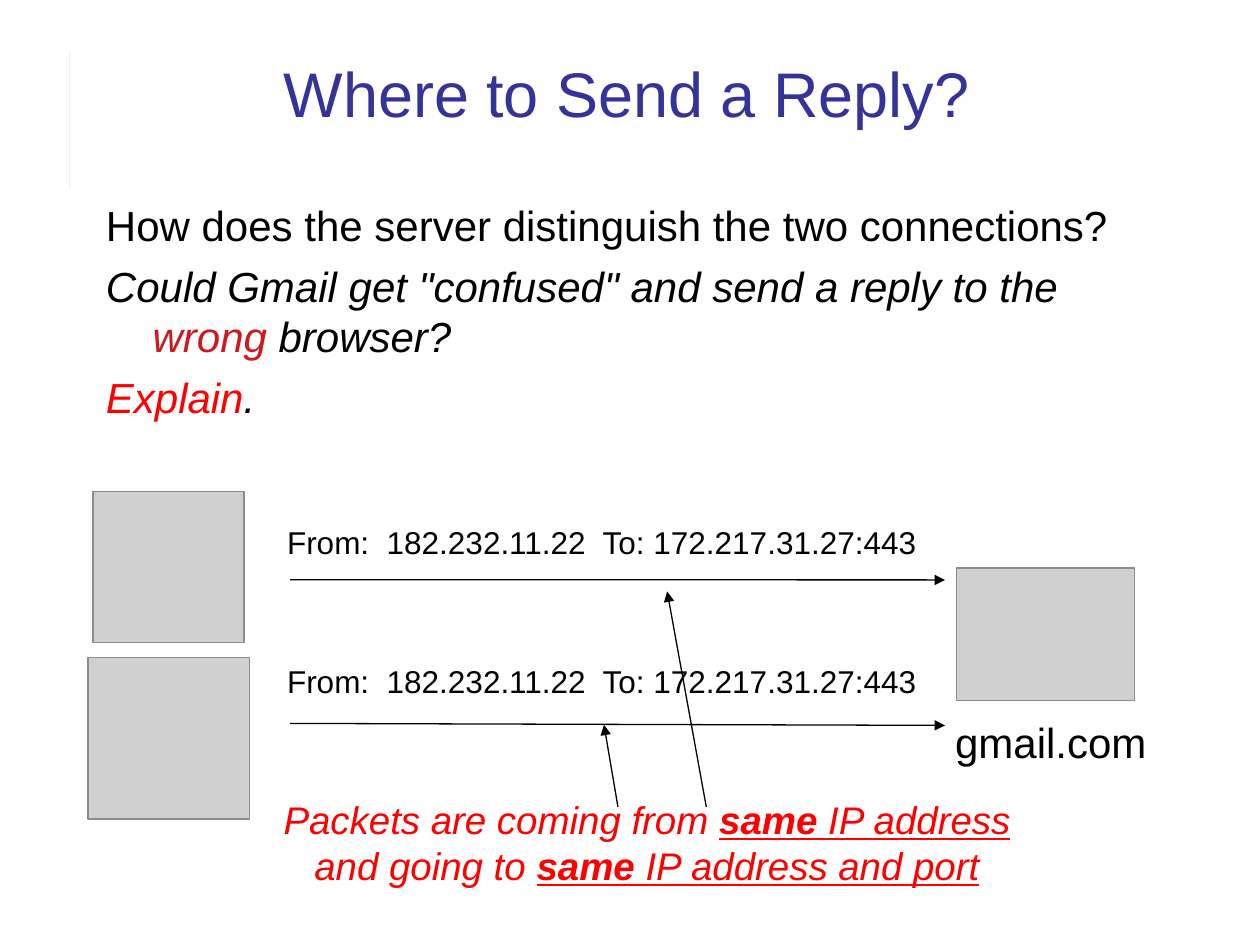
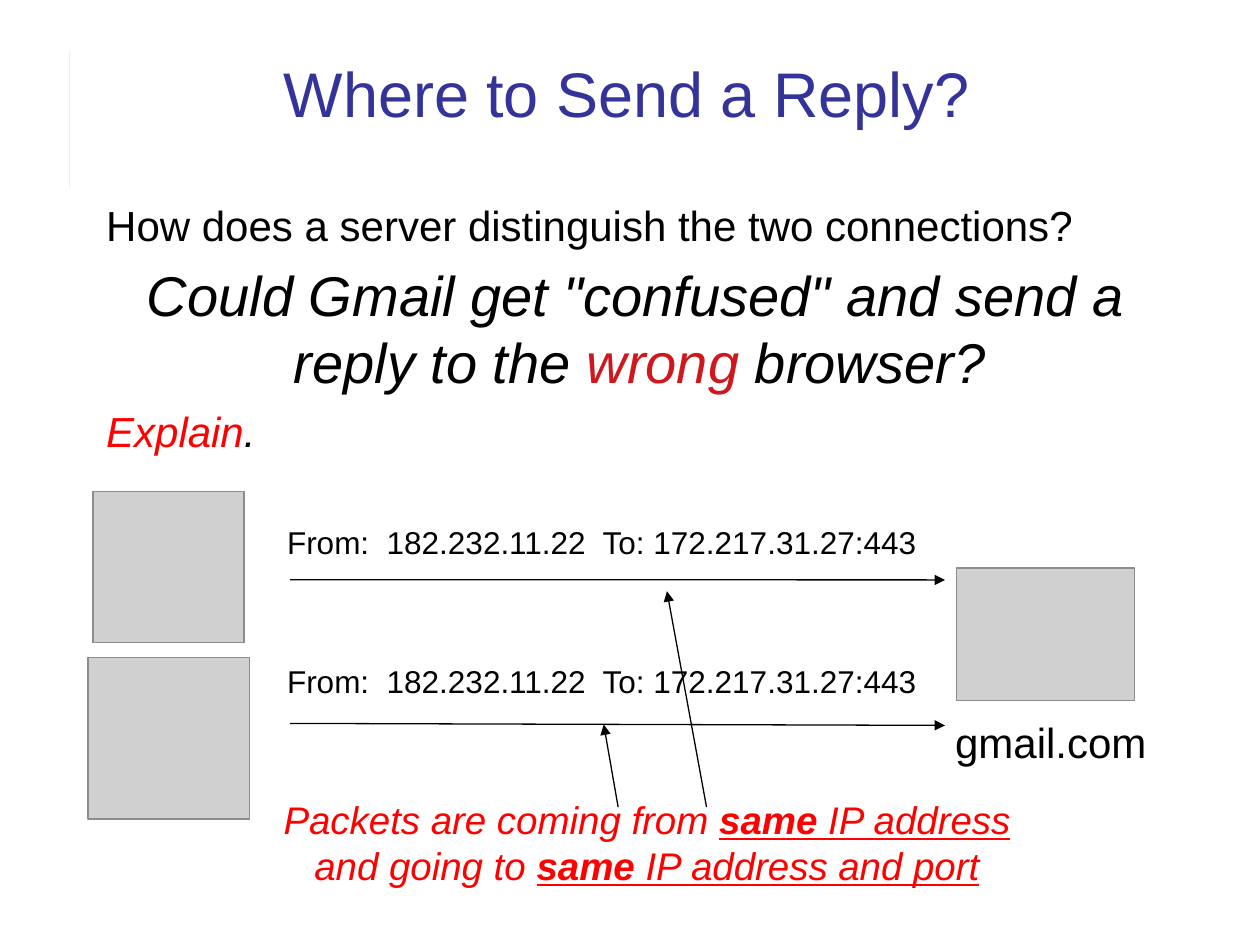
Before and after one commit to cpske/ISP, a slide deck: slide 17 of web/HTTP.ppt. Drawn at 1260x945 pixels with LibreOffice and Linux fonts; fonts in the diff are those of the drawing; grey boxes stand for pictures. Boxes give left, top, right and bottom in pixels: in the first picture for what was removed or moved away, otherwise in the second. Text is boxed around its words. In the diff, an @@ line names an element or a change of style, - is before the commit and + after.

```diff
--- a/web/HTTP.ppt
+++ b/web/HTTP.ppt
@@ text at (106, 210, 1073, 249): text changed @@
-How does the server distinguish the two connections?
+How does a server distinguish the two connections?
@@ text at (106, 275, 1123, 455): size 24 to 32 pt in "Could Gmail get "confused" and send a ..."; alignment left to centre @@
```
Also in this commit, not shown: 29 other slides changed, 4 slides added, 1 other file.
